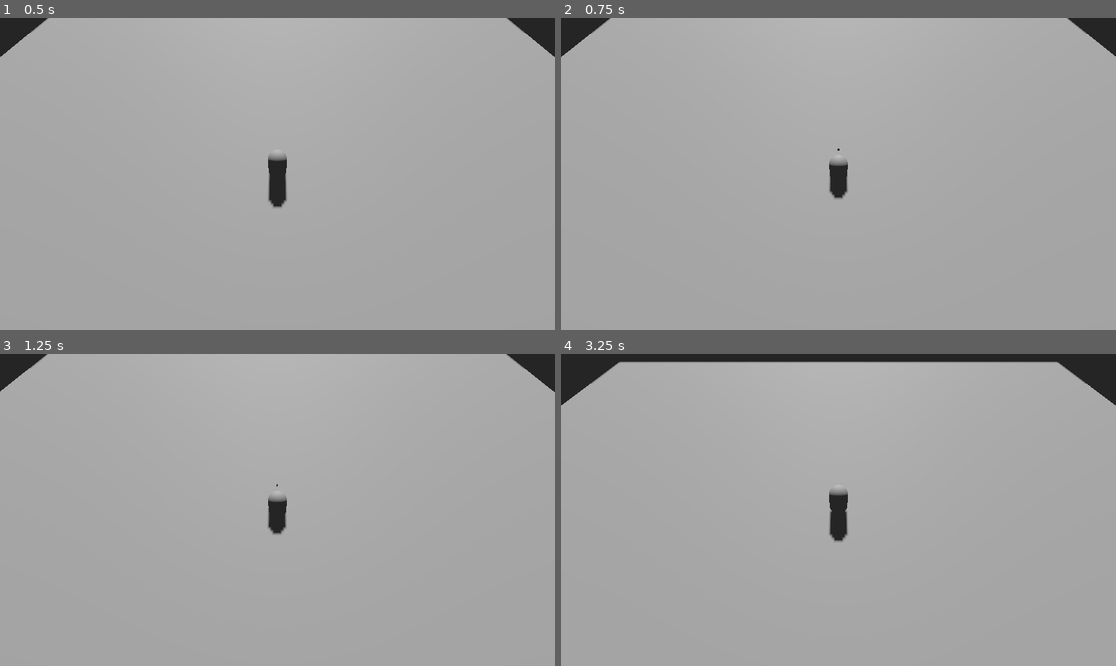
Above: before the commit, frames 1-4 (two rows, left to right).
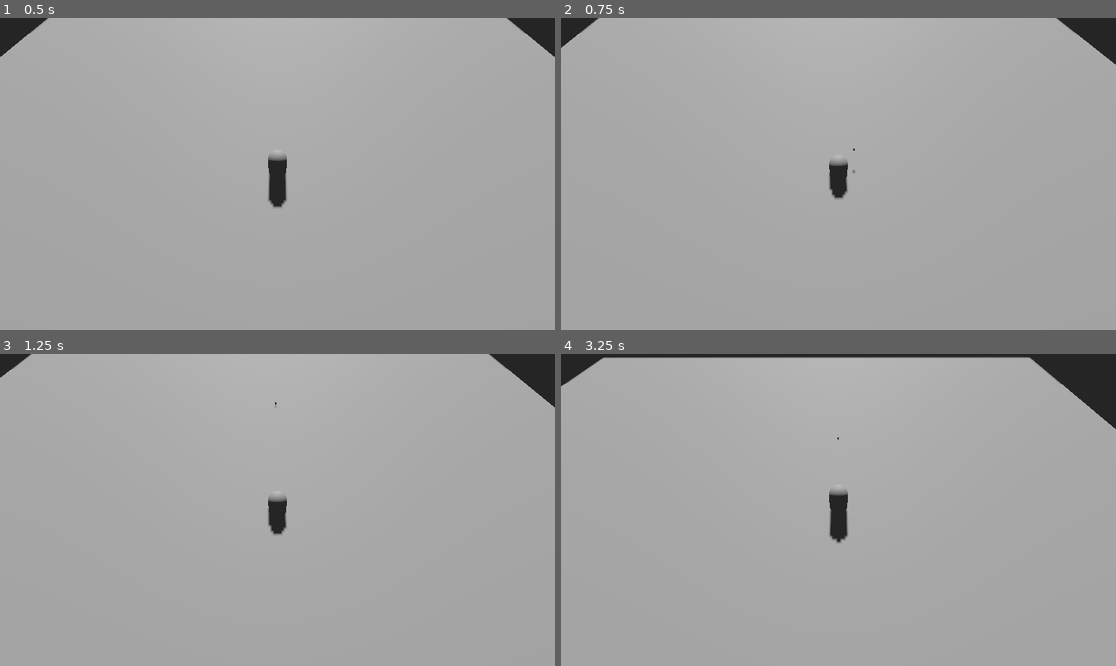
Above: after the commit, the same moments.

Repository: xtianarabia/A-MobileGame
Game: Godot game, scene res://scenes/main.tscn
Two runs of this game, one before a commit and one after it. Both use one fixed random seed, a clock stepped at 60 frames per second and the inputs below.
Inputs (mouse positions are in pixels of both pictures, inside the frame that each line leads up to):
- Up to frame 1 (0.5 s): no input
- Up to frame 2 (0.75 s): tap Enter at 0.5 s; move the mouse to (960, 158) at 0.52 s; hold Right (ui_right) from 0.53 s (still down); tap C at 0.6 s; click (960, 158) at 0.67 s
- Up to frame 3 (1.25 s): keep holding Right (ui_right); tap B at 0.8 s
- Up to frame 4 (3.25 s): move the mouse to (727, 525) at 1.27 s; release Right (ui_right) at 1.28 s; hold Down (ui_down) 1.28-2.03 s; tap B at 1.35 s; tap E at 1.55, 2.1 s; move the mouse to (894, 441) at 2.02 s; hold Right (ui_right) 2.03-2.78 s; hold Shift 2.03-2.78 s; move the mouse to (810, 572) at 2.77 s; hold Up (ui_up) from 2.78 s (still down); tap Shift at 2.85 s; click (810, 572) at 2.92 s; tap C at 3.05 s

Frame 1 is identical in both runs. In frame 2, 0.5% of the frame differs, in the area x 0-100%, y 0-58%; in frame 3, 0.8%; in frame 4, 2.7%, in the area x 0-100%, y 0-61%.

Commit message:
fix: Resolve player movement, AI crash, and projectile bugs
This commit addresses three critical bugs reported during testing.

1.  **Fix Player Movement:** The player's movement calculation in `scripts/player.gd` was changed from character-relative to world-relative, which is the correct behavior for a top-down game.

2.  **Fix Enemy AI Crash:** A safety check was added to the enemy's state machine in `scripts/enemy.gd`. This prevents a crash that could occur if the enemy entered the `SUSPICIOUS` state without a valid target position.

3.  **Fix Dart Projectile:** The dart projectile was re-implemented as a `RigidBody3D` instead of an `Area3D`. Its movement is now handled by setting its `linear_velocity` once, letting the physics engine manage its trajectory. This resolves the bug where the dart would appear "stuck floating".

Diff:
--- a/scenes/dart.tscn
+++ b/scenes/dart.tscn
@@ -10,9 +10,10 @@
 radius = 0.05
 height = 0.2
 
-[node name="Dart" type="Area3D"]
-collision_layer = 0
+[node name="Dart" type="RigidBody3D"]
+collision_layer = 0 # The dart itself isn't on a layer that things look for
 collision_mask = 3 # Look for world (1) and characters (2)
+gravity_scale = 0.0
 script = ExtResource("1_dart_script")
 
 [node name="MeshInstance3D" type="MeshInstance3D" parent="."]
--- a/scripts/dart.gd
+++ b/scripts/dart.gd
@@ -1,26 +1,27 @@
-extends Area3D
+extends RigidBody3D
 
 @export var speed = 20.0
-@export var lifespan = 2.0 # seconds
+@export var lifespan = 3.0 # Increased lifespan for better visibility
 
 func _ready():
-	# Connect the body_entered signal to our handler function
+	# Set the initial velocity to move the dart forward.
+	# -transform.basis.z is the local "forward" direction.
+	linear_velocity = -transform.basis.z * speed
+
+	# Connect the body_entered signal to our handler function.
 	body_entered.connect(_on_body_entered)
-	# Set a timer to delete the dart after its lifespan
-	var timer = get_tree().create_timer(lifespan)
-	timer.timeout.connect(queue_free)
 
-func _physics_process(delta):
-	# Move the dart forward
-	global_position -= transform.basis.z * speed * delta
+	# Set a timer to delete the dart after its lifespan.
+	get_tree().create_timer(lifespan).timeout.connect(queue_free)
 
 func _on_body_entered(body):
-	# Check if the body we hit is an enemy
+	# When the dart hits something...
+
+	# Check if the body we hit is an enemy.
 	if body.is_in_group("enemy"):
-		# Call the enemy's choke_out function to disable it
+		# Call the enemy's choke_out function to disable it.
 		body.choke_out()
 
-	# The dart should disappear after hitting anything solid, not just enemies.
-	# We also check it's not another area or something without collision.
-	if body is CollisionObject3D:
+	# The dart should disappear after hitting any solid physics body.
+	if body is StaticBody3D or body is CharacterBody3D:
 		queue_free()
--- a/scripts/enemy.gd
+++ b/scripts/enemy.gd
@@ -95,7 +95,12 @@
 			set_target_location(patrol_points[current_patrol_index])
 		State.SUSPICIOUS:
 			nav_agent.set_navigation_enabled(true)
-			set_target_location(last_known_player_position)
+			# Safety check to prevent crash if this state is entered without a known position
+			if last_known_player_position:
+				set_target_location(last_known_player_position)
+			else:
+				# Failsafe: if we have no position to investigate, just go back to patrolling.
+				set_state(State.UNAWARE)
 		State.ALERTED:
 			nav_agent.set_navigation_enabled(true)
 			state_timer.stop()
--- a/scripts/player.gd
+++ b/scripts/player.gd
@@ -68,7 +68,8 @@
 		return
 
 	var input_dir = get_input_direction()
-	var direction = (transform.basis * Vector3(input_dir.x, 0, input_dir.y)).normalized()
+	# For top-down games, we use world coordinates, not player's transform.basis
+	var direction = Vector3(input_dir.x, 0, input_dir.y).normalized()
 	var current_speed = get_current_speed()
 
 	if direction:
